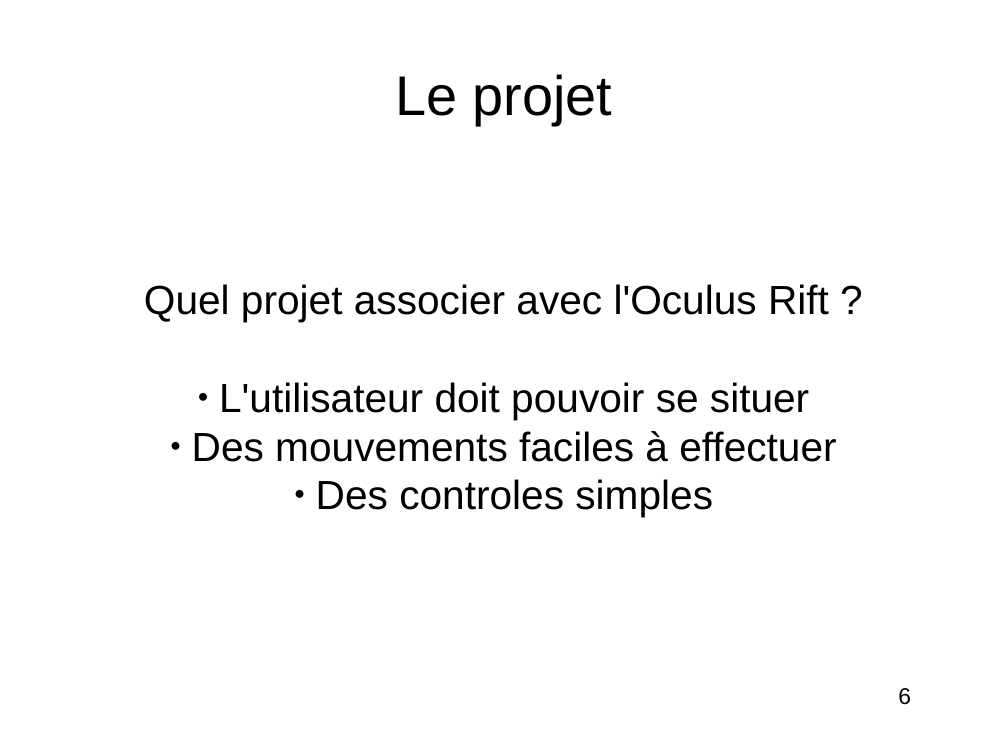
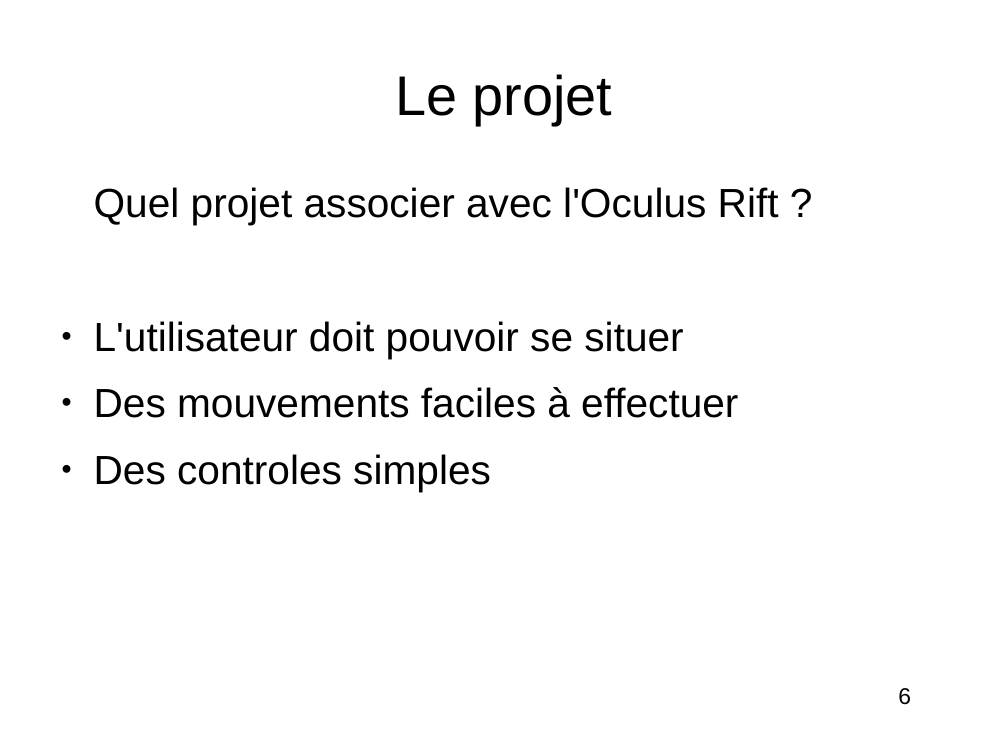
Before and after one commit to Mzartek/OculusRift_Tutoring, a slide deck: slide 6 of Report/first.odp. Drawn at 1008x756 pixels with LibreOffice and Linux fonts; fonts in the diff are those of the drawing. Boxes give left, top, right and bottom in pixels: in the first picture for what was removed or moved away, otherwise in the second. Text is boxed around its words. In the diff, an @@ line names an element or a change of style, - is before the commit and + after.

Commit message:
Tiny change for slides

```diff
--- a/Report/first.odp
+++ b/Report/first.odp
@@ text "Quel projet associer avec l'Oculus ..." at bbox=[94, 187, 779, 492]: alignment centre to left; indent changed; more space between paragraphs; vertical alignment middle to top @@
```
